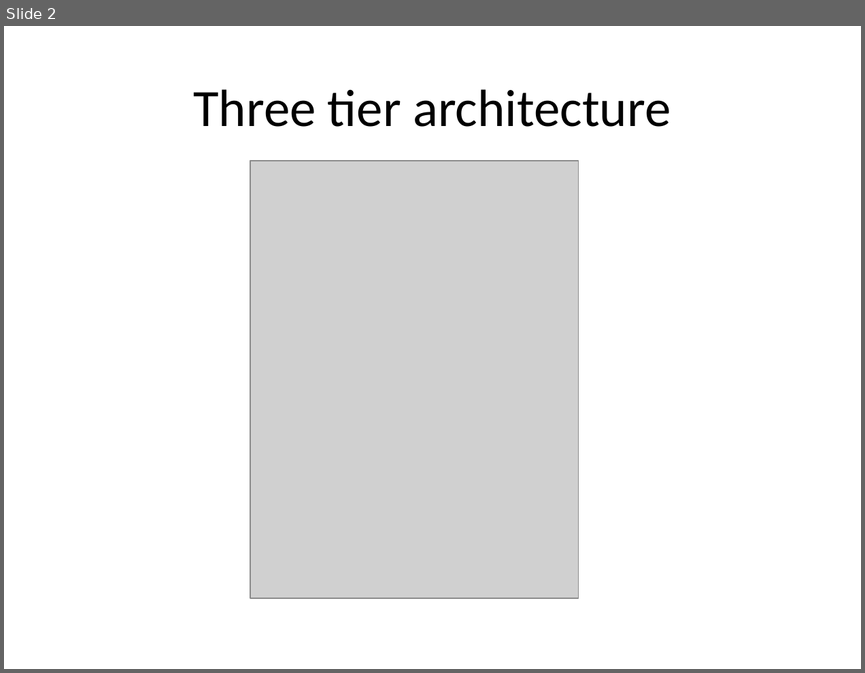
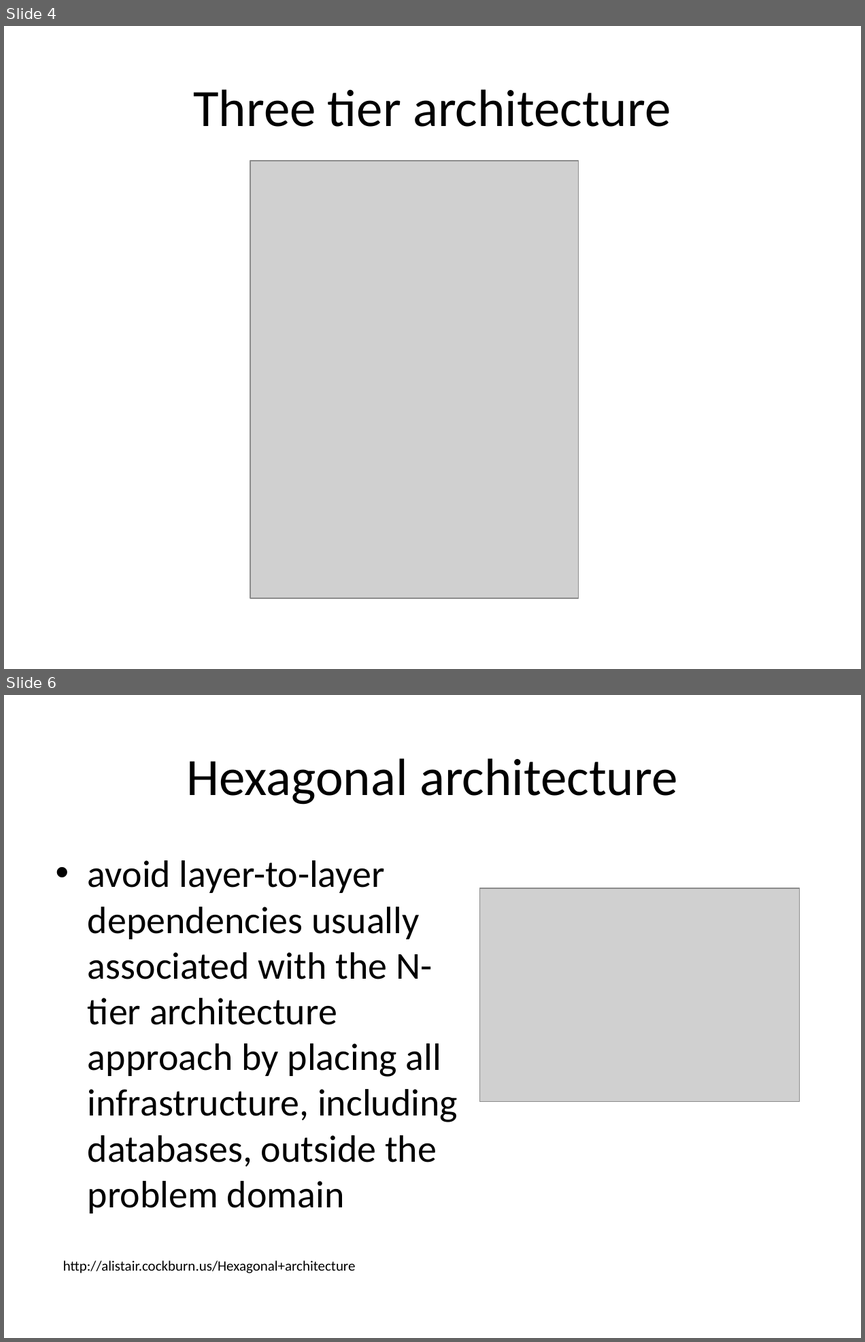
Before and after one commit to piotrcierpich/IntroToArchitecture, a slide deck: IntroToArchitecture.pptx. Shown one above the other, each under a label of ours: slide 2 before the commit, slides 4 and 6 after it; the slides between them are not shown. The pictures are 865x673 and 865x1342 pixels, drawn with LibreOffice and Linux fonts; fonts in the diff are those of the drawing; grey boxes stand for pictures. Boxes give left, top, right and bottom in pixels: in the first picture for what was removed or moved away, otherwise in the second. Text is boxed around its words. In the diff, an @@ line names an element or a change of style, - is before the commit and + after.

Commit message:
added layers and intro slides and text

```diff
--- a/IntroToArchitecture.pptx
+++ b/IntroToArchitecture.pptx
@@ slide 6 added at (x1=4, y1=695, x2=861, y2=1338), background #FFFFFF @@
@@ title added at (x1=187, y1=758, x2=677, y2=804), 44 pt, text #000000 @@
+Hexagonal architecture
@@ text added at (x1=88, y1=860, x2=458, y2=1213), 32 pt, text #000000 @@
+• avoid layer-to-layer dependencies usually associated with the N-tier architecture approach by placing all infrastructure, including databases, outside the problem domain
@@ picture added at (x1=479, y1=888, x2=799, y2=1101) @@
@@ text added at (x1=63, y1=1260, x2=356, y2=1273), 12 pt, text #000000 @@
+http://alistair.cockburn.us/Hexagonal+architecture
@@ what was slide 2 is now slide 4 @@
```
Also in this commit, not shown: 1 slide changed, 8 other slides added, 1 slide removed, 1 other file.
